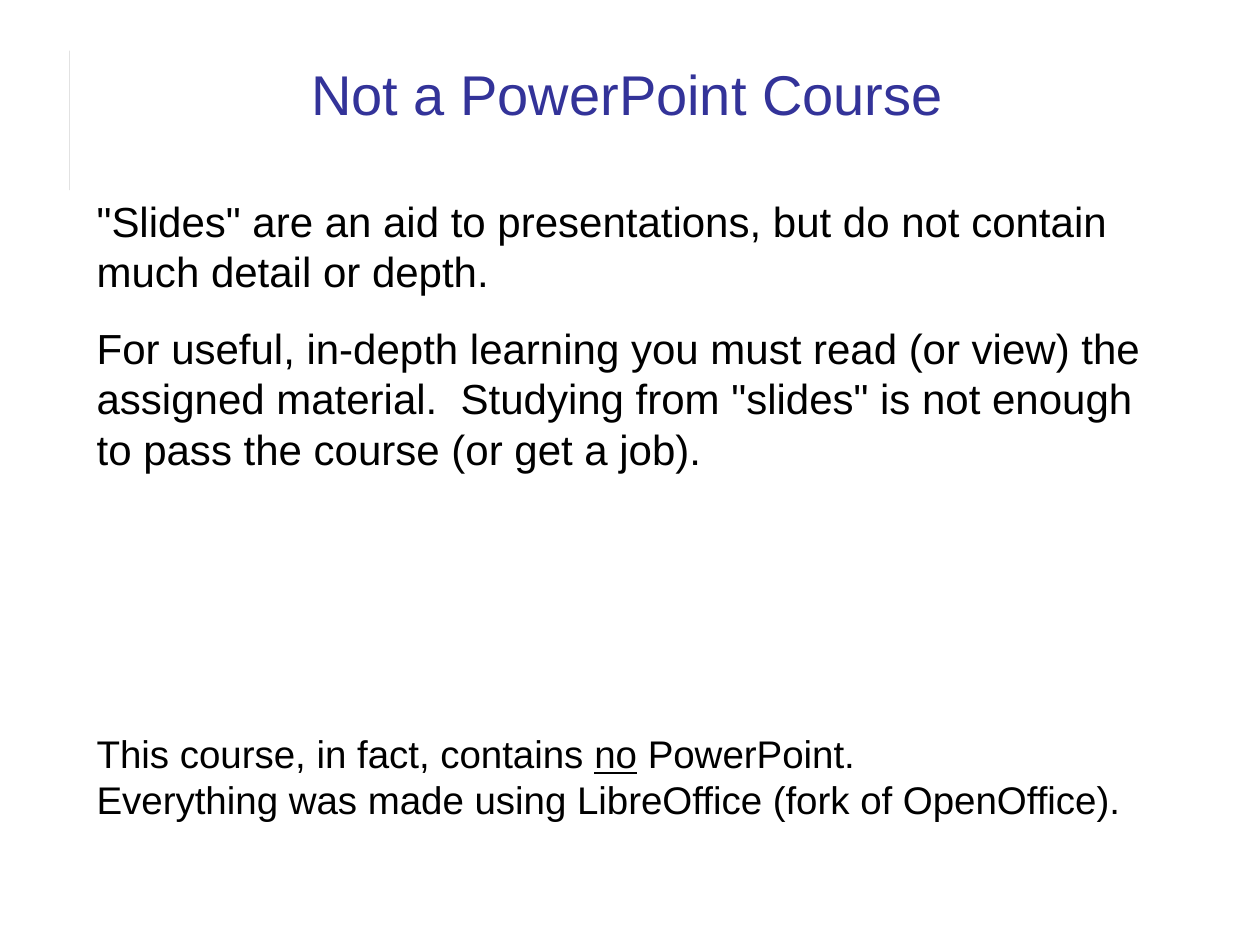
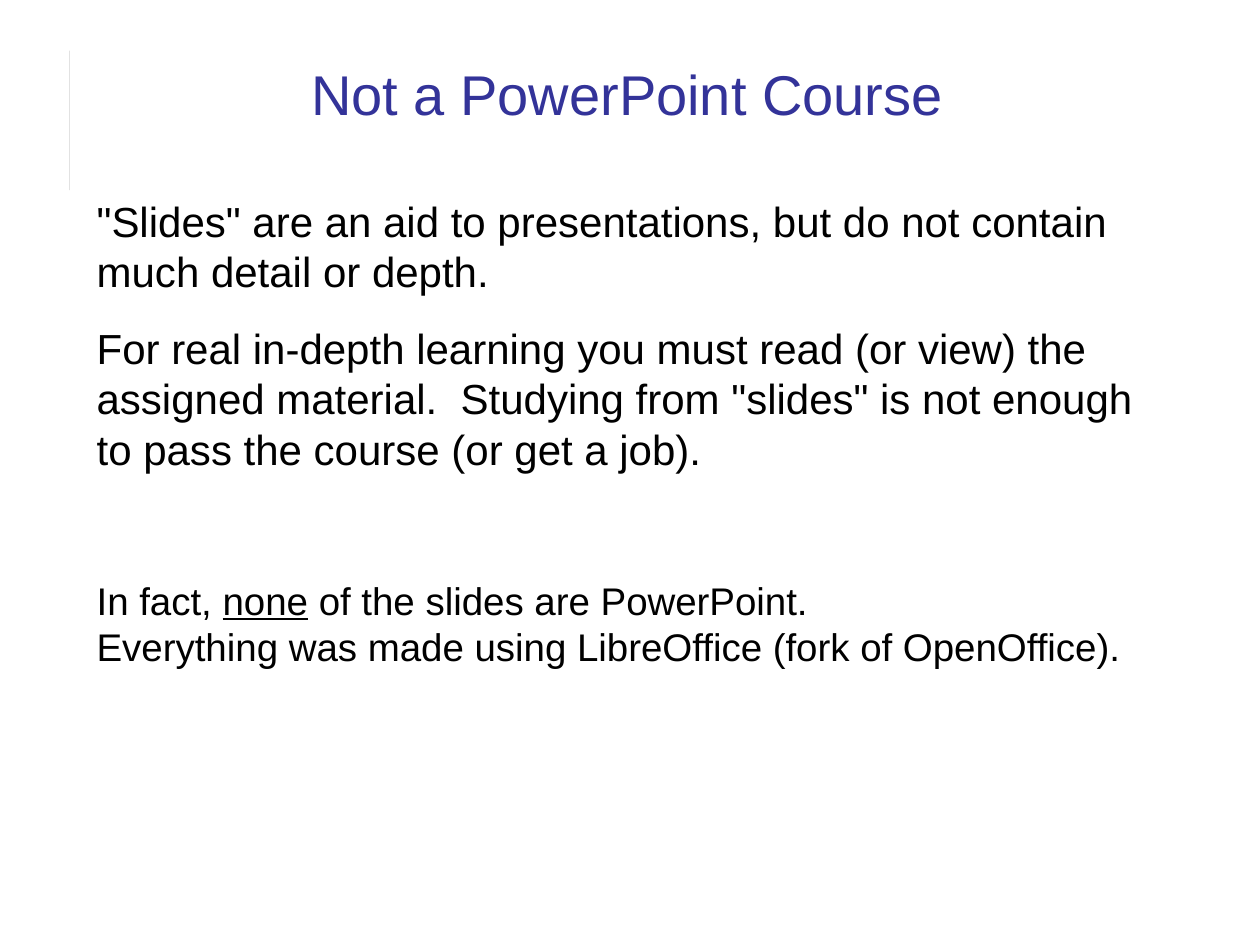
Before and after one commit to cpske/ISP, a slide deck: slide 10 of introduction/Introduction-to-Course.ppt. Drawn at 1260x945 pixels with LibreOffice and Linux fonts; fonts in the diff are those of the drawing. Boxes give left, top, right and bottom in pixels: in the first picture for what was removed or moved away, otherwise in the second. Text is boxed around its words. In the diff, an @@ line names an element or a change of style, - is before the commit and + after.

Commit message:
update course intro, add tools

```diff
--- a/introduction/Introduction-to-Course.ppt
+++ b/introduction/Introduction-to-Course.ppt
@@ text at (x1=97, y1=333, x2=1132, y2=668): text changed @@
-For useful, in-depth learning you must read (or view) the assigned material. Studying from "slides" is not enough to pass the course (or get a job).
-This course, in fact, contains no PowerPoint.
-Everything was made using LibreOffice (fork of OpenOffice).
+For real in-depth learning you must read (or view) the assigned material. Studying from "slides" is not enough to pass the course (or get a job).
+In fact, none of the slides are PowerPoint.
+Everything was made using LibreOffice (fork of OpenOffice).
```
Also in this commit, not shown: 8 other slides changed, 2 other files.
